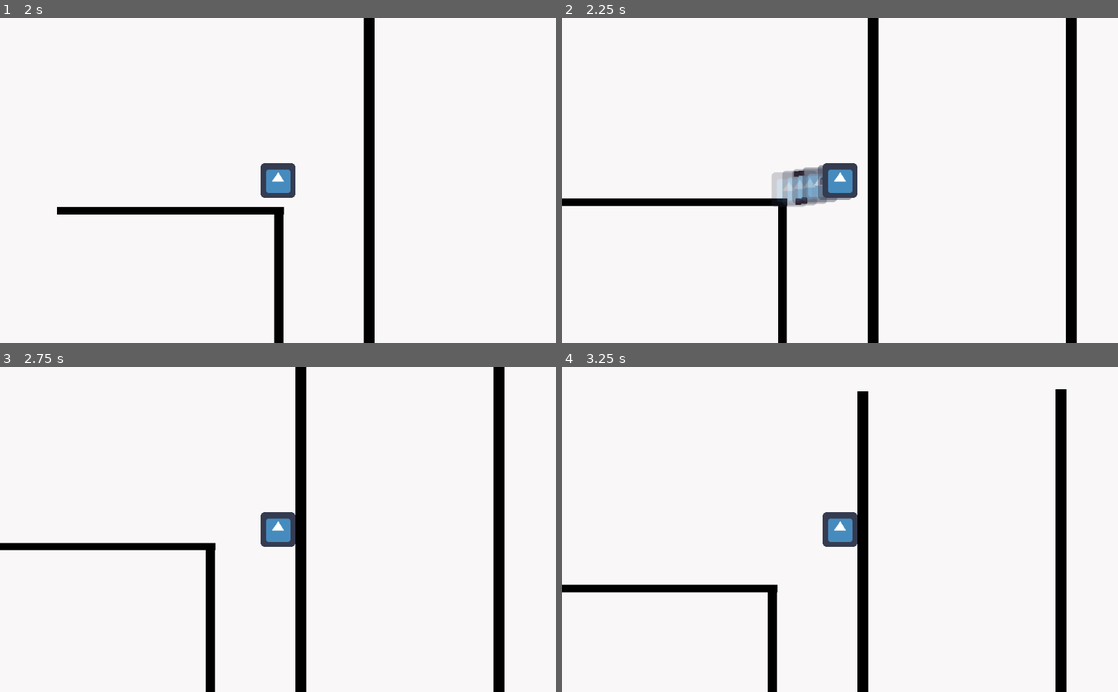
Above: before the commit, frames 1-4 (two rows, left to right).
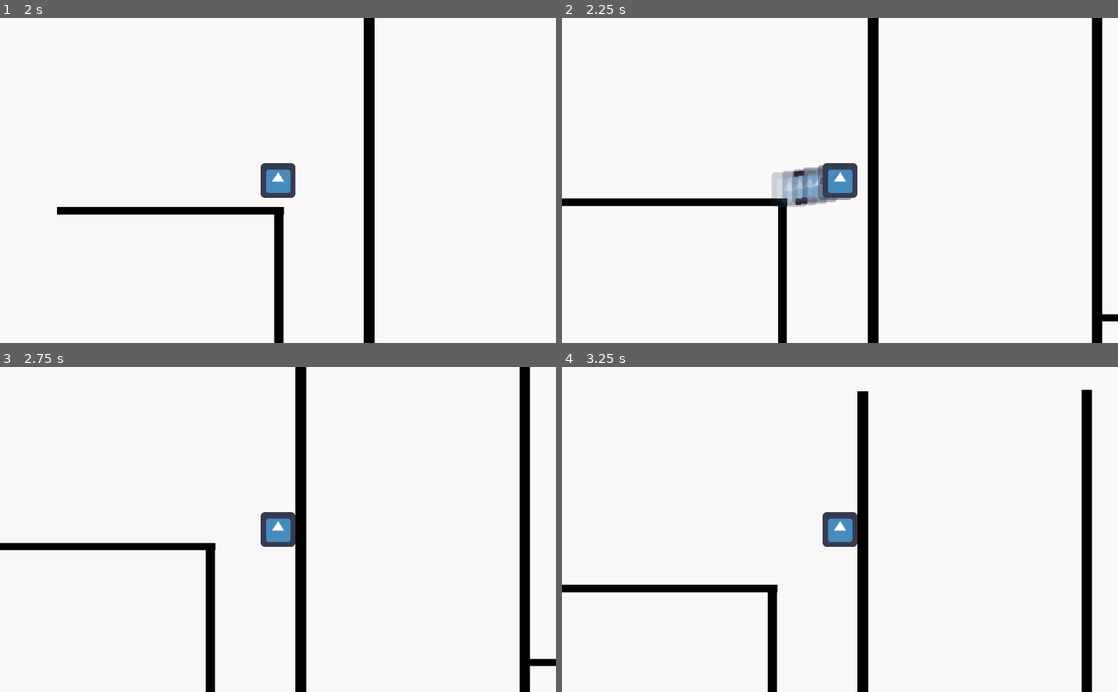
Above: after the commit, the same moments.

Repository: mkhan45/godot-platformer
Game: Godot game, scene res://Level2.tscn
Same seed, same stepped clock (60 frames per second), same inputs: the game is played once before the commit and once after it. This scene is started directly instead of the project's main scene. The engine's default icon, where the game draws it, is replaced by a stand-in: a white triangle on a blue panel in a dark square.
Inputs:
- Up to frame 1 (2 s): tap Enter at 0.5 s; hold D (right) 0.53-1.28 s; hold Shift (dash) 0.53-1.28 s; tap Space (jump) at 0.77, 1.52 s; hold S (down) from 1.28 s (still down); tap Shift (dash) at 1.35 s
- Up to frame 2 (2.25 s): release S (down) at 2.03 s; hold D (right) from 2.03 s (still down); hold Shift (dash) from 2.03 s (still down)
- Up to frame 3 (2.75 s): keep holding D (right); keep holding Shift (dash)
- Up to frame 4 (3.25 s): release D (right) at 2.78 s; release Shift (dash) at 2.78 s; hold W (up) from 2.78 s (still down); tap Shift (dash) at 2.85 s; tap Space (jump) at 3.02 s

Frame 1 is identical in both runs. In frame 2, 4.1% of the frame differs, in the area x 90-100%, y 0-100%; in frame 3, 4.1%, in the area x 88-100%, y 0-100%; in frame 4, 3.7%.

Commit message:
some tweaks and fixes

Diff:
--- a/Goal.gd
+++ b/Goal.gd
@@ -18,7 +18,7 @@
 
 # Called every frame. 'delta' is the elapsed time since the previous frame.
 func _process(delta):
-   set_rotation(get_rotation() + 0.35 * delta)
+   set_rotation(get_rotation() + 1.0 * delta)
    if won:
       flown_frames += 1
       var position = get_position()
--- a/Level2.tscn
+++ b/Level2.tscn
@@ -15,17 +15,21 @@
 position = Vector2( 210.063, 598.092 )
 scale = Vector2( 20.9028, 0.680179 )
 
+[node name="Floor6" parent="." instance=ExtResource( 2 )]
+position = Vector2( 1582.12, 812.082 )
+scale = Vector2( 59.3215, 0.638756 )
+
 [node name="Floor5" parent="." instance=ExtResource( 2 )]
-position = Vector2( 757.222, 1176.36 )
-scale = Vector2( 18.9704, 0.630271 )
+position = Vector2( 784.59, 1176.36 )
+scale = Vector2( 21.365, 0.630271 )
 
 [node name="Floor9" parent="." instance=ExtResource( 2 )]
-position = Vector2( 1374.99, 1047.12 )
-scale = Vector2( 18.9704, 0.630271 )
+position = Vector2( 1700.18, 1047.12 )
+scale = Vector2( 44.4702, 0.593107 )
 
 [node name="Floor4" parent="." instance=ExtResource( 2 )]
-position = Vector2( 797.14, 1384.1 )
-scale = Vector2( 39.9026, 0.685919 )
+position = Vector2( 841.338, 1384.1 )
+scale = Vector2( 42.5573, 0.607121 )
 
 [node name="Floor2" parent="." instance=ExtResource( 2 )]
 position = Vector2( 576.601, 709.735 )
@@ -33,7 +37,7 @@
 physics_material_override = SubResource( 1 )
 
 [node name="Floor7" parent="." instance=ExtResource( 2 )]
-position = Vector2( 941.628, 706.052 )
+position = Vector2( 988.996, 707.105 )
 scale = Vector2( 0.983751, 47.5262 )
 physics_material_override = SubResource( 1 )
 
@@ -43,7 +47,7 @@
 physics_material_override = SubResource( 1 )
 
 [node name="Floor8" parent="." instance=ExtResource( 2 )]
-position = Vector2( 1189.51, 1213.71 )
+position = Vector2( 1261.53, 1213.71 )
 scale = Vector2( 0.646765, 17.2904 )
 physics_material_override = SubResource( 1 )
 
@@ -52,7 +56,7 @@
 scene = "res://Level2.tscn"
 
 [node name="Spikes" parent="." instance=ExtResource( 3 )]
-position = Vector2( 429.483, 1362.48 )
+position = Vector2( 434.394, 1362.48 )
 scale = Vector2( 1.02223, 0.990967 )
 
 [node name="Spikes2" parent="Spikes" instance=ExtResource( 3 )]
@@ -127,14 +131,20 @@
 [node name="Spikes18" parent="Spikes" instance=ExtResource( 3 )]
 position = Vector2( 725.001, 0 )
 
+[node name="Spikes27" parent="Spikes" instance=ExtResource( 3 )]
+position = Vector2( 756.471, 0 )
+
+[node name="Spikes26" parent="Spikes" instance=ExtResource( 3 )]
+position = Vector2( 786.254, 0 )
+
 [node name="Gem" parent="." instance=ExtResource( 4 )]
-position = Vector2( 744.889, 1263.64 )
+position = Vector2( 792.706, 1263.64 )
 
 [node name="Gem2" parent="." instance=ExtResource( 4 )]
-position = Vector2( 1052.3, 1263.64 )
+position = Vector2( 1118.21, 1263.64 )
 
 [node name="Spikes2" parent="." instance=ExtResource( 3 )]
-position = Vector2( 1176.25, 1305.15 )
+position = Vector2( 1248.27, 1305.15 )
 rotation = -1.5708
 scale = Vector2( 0.5, 0.5 )
 
@@ -172,3 +182,53 @@
 
 [node name="Spikes12" parent="Spikes2" instance=ExtResource( 3 )]
 position = Vector2( 340.826, 0 )
+
+[node name="Spikes3" parent="." instance=ExtResource( 3 )]
+position = Vector2( 1514.06, 1027.18 )
+
+[node name="Spikes4" parent="Spikes3" instance=ExtResource( 3 )]
+position = Vector2( 31.9999, 0 )
+
+[node name="Spikes5" parent="Spikes3" instance=ExtResource( 3 )]
+position = Vector2( 62.9998, 0 )
+
+[node name="Spikes6" parent="Spikes3" instance=ExtResource( 3 )]
+position = Vector2( 92.9996, 0 )
+
+[node name="Spikes4" parent="." instance=ExtResource( 3 )]
+position = Vector2( 1753.01, 1027.18 )
+
+[node name="Spikes4" parent="Spikes4" instance=ExtResource( 3 )]
+position = Vector2( 31.9999, 0 )
+
+[node name="Spikes5" parent="Spikes4" instance=ExtResource( 3 )]
+position = Vector2( 62.9998, 0 )
+
+[node name="Spikes6" parent="Spikes4" instance=ExtResource( 3 )]
+position = Vector2( 92.9996, 0 )
+
+[node name="Spikes5" parent="." instance=ExtResource( 3 )]
+position = Vector2( 1634.06, 830.336 )
+scale = Vector2( 1, -1 )
+
+[node name="Spikes4" parent="Spikes5" instance=ExtResource( 3 )]
+position = Vector2( 31.9999, 0 )
+
+[node name="Spikes5" parent="Spikes5" instance=ExtResource( 3 )]
+position = Vector2( 62.9998, 0 )
+
+[node name="Spikes6" parent="Spikes5" instance=ExtResource( 3 )]
+position = Vector2( 92.9996, 0 )
+
+[node name="Spikes6" parent="." instance=ExtResource( 3 )]
+position = Vector2( 1882.26, 830.336 )
+scale = Vector2( 1, -1 )
+
+[node name="Spikes4" parent="Spikes6" instance=ExtResource( 3 )]
+position = Vector2( 31.9999, 0 )
+
+[node name="Spikes5" parent="Spikes6" instance=ExtResource( 3 )]
+position = Vector2( 62.9998, 0 )
+
+[node name="Spikes6" parent="Spikes6" instance=ExtResource( 3 )]
+position = Vector2( 92.9996, 0 )
--- a/player.gd
+++ b/player.gd
@@ -111,7 +111,7 @@
 
    if touching_ground():
       set_linear_velocity(Vector2(lerp(current_velocity.x, target_velocity.x, 0.5), current_velocity.y))
-   elif !is_dashing and !touching_wall():
+   elif !is_dashing and (!touching_wall() or climbed_frames >= climb_frames):
       set_linear_velocity(Vector2(lerp(current_velocity.x, target_velocity.x * 0.75, 0.2), lerp(clamp(current_velocity.y, -50, 3000), target_velocity.y, 0.95)))
    elif !touching_wall():
       set_linear_velocity(Vector2(lerp(current_velocity.x, target_velocity.x, 0.015), current_velocity.y))
